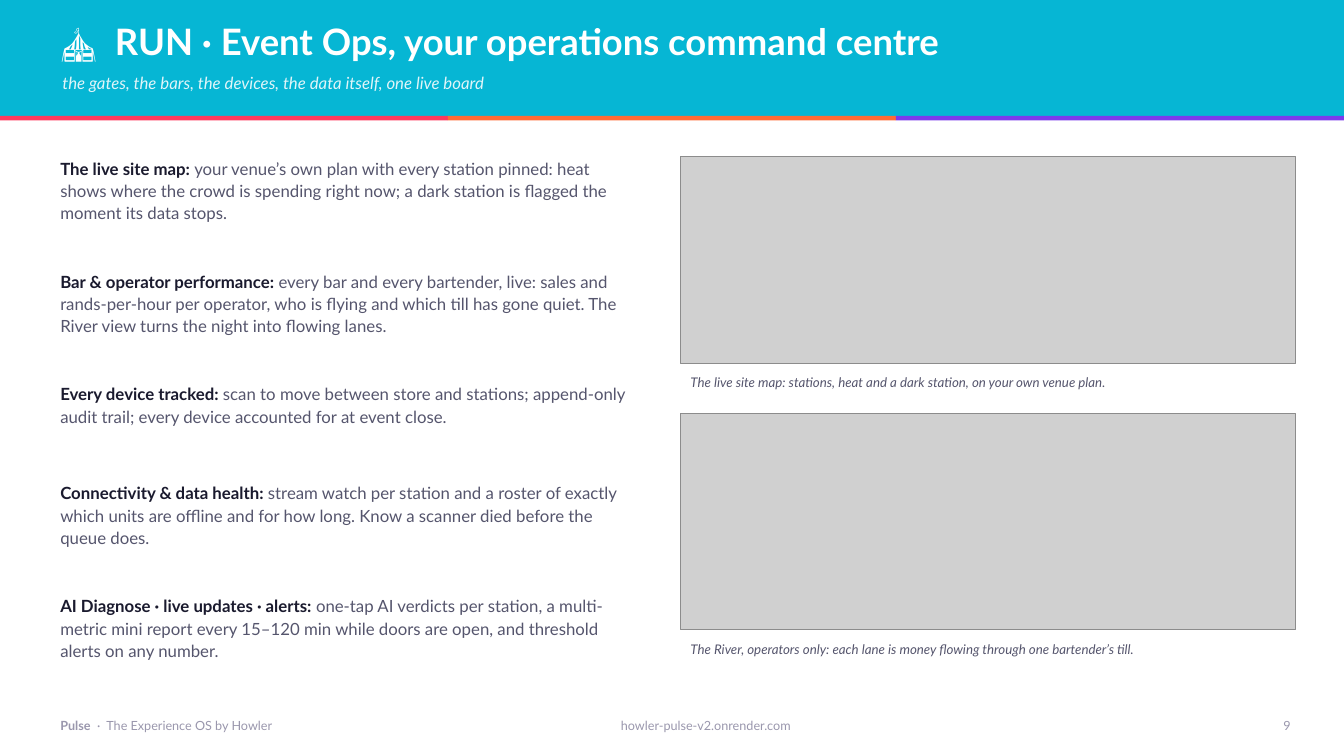
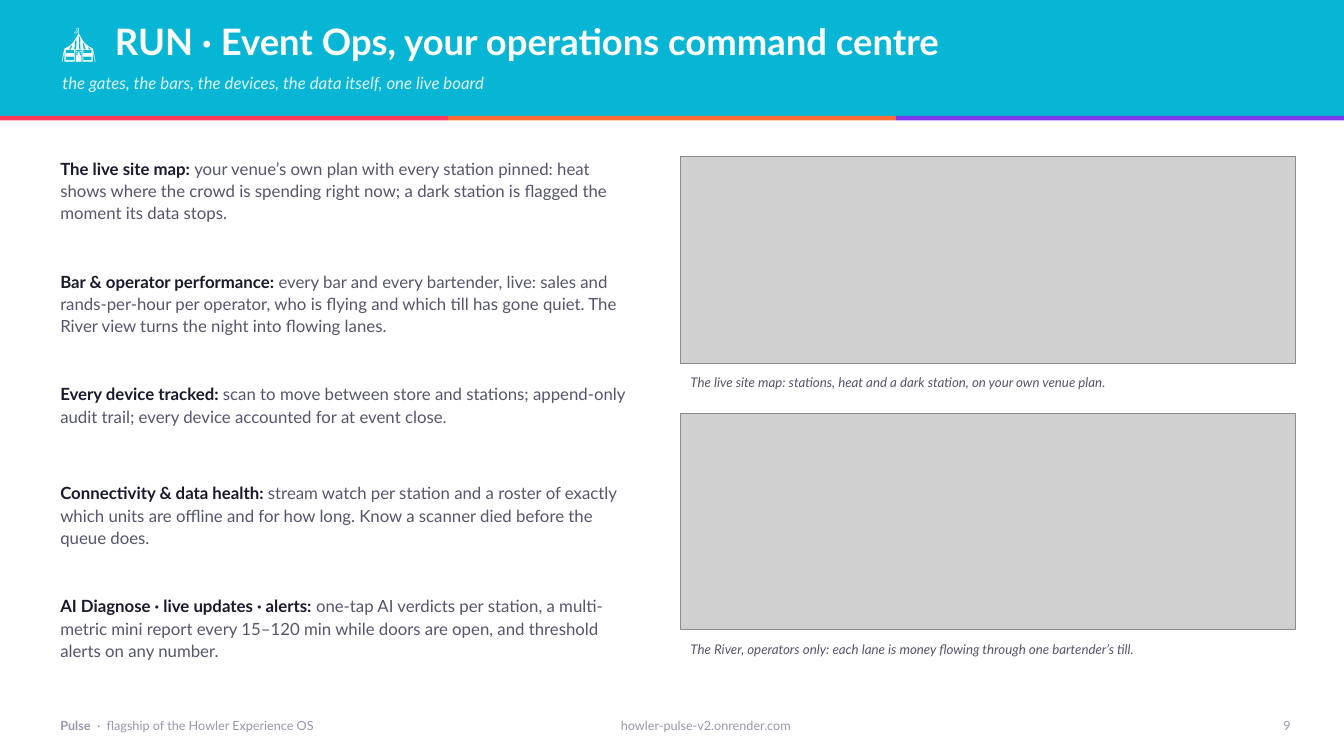
Before and after one commit to Shai-Xai/Shai-looker2, a slide deck: slide 9 of docs/sales-collateral/Pulse-Sales-Deck.pptx. Drawn at 1344x756 pixels with LibreOffice and Linux fonts; fonts in the diff are those of the drawing; grey boxes stand for pictures. Boxes give left, top, right and bottom in pixels: in the first picture for what was removed or moved away, otherwise in the second. Text is boxed around its words. In the diff, an @@ line names an element or a change of style, - is before the commit and + after.

```diff
--- a/docs/sales-collateral/Pulse-Sales-Deck.pptx
+++ b/docs/sales-collateral/Pulse-Sales-Deck.pptx
@@ text at box(60, 721, 314, 732): text changed @@
-Pulse · The Experience OS by Howler
+Pulse · flagship of the Howler Experience OS
```
Also in this commit, not shown: 11 other slides changed, 3 other files.
